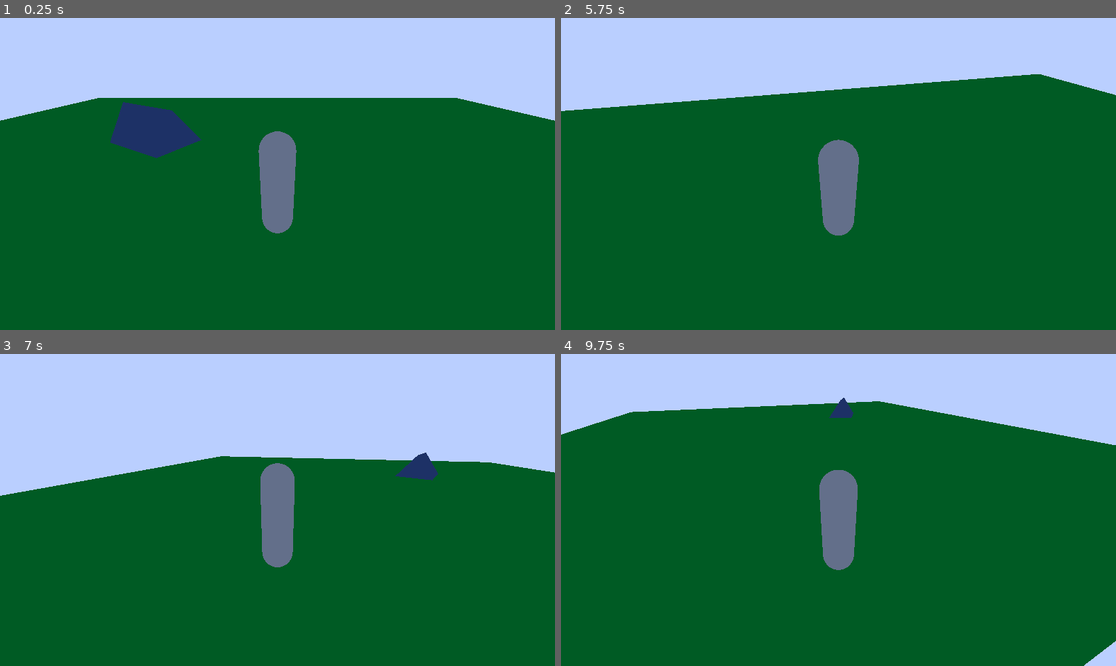
Above: before the commit, frames 1-4 (two rows, left to right).
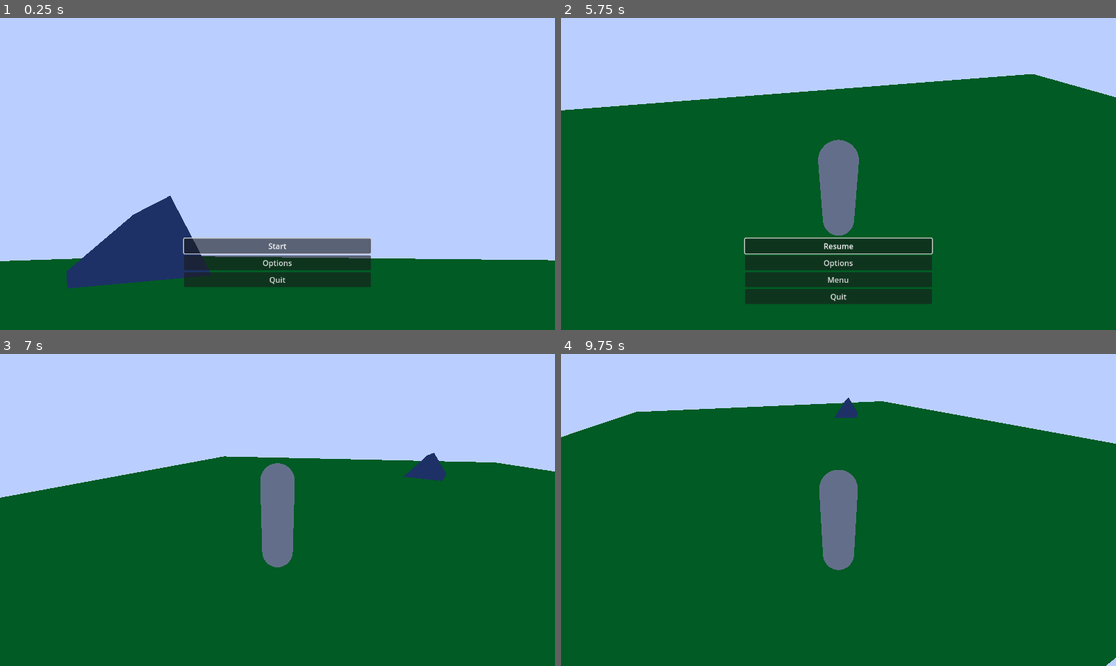
Above: after the commit, the same moments.

Repository: Wake1st/CritterCamper
Game: Godot game, scene res://game_manager.tscn
Two runs of this game, one before a commit and one after it. Both use one fixed random seed, a clock stepped at 60 frames per second and the inputs below. Before the commit the project starts from res://01_verdant_slopes.tscn.
Inputs (mouse positions are in pixels of both pictures, inside the frame that each line leads up to):
- Up to frame 1 (0.25 s): no input
- Up to frame 2 (5.75 s): click (838, 261) at 0.5 s, where only the run after the commit has a clickable "Options"; click (838, 245) at 1.25 s, where only the run after the commit has a clickable "Start"; tap Enter at 2 s; move the mouse to (960, 158) at 2.02 s; hold D (right) 2.03-2.78 s; move the mouse to (727, 189) at 2.77 s; hold S (backward) 2.78-3.53 s; move the mouse to (894, 105) at 3.52 s; hold D (right) 3.53-4.28 s; move the mouse to (810, 236) at 4.27 s; hold W (forward) 4.28-5.03 s; move the mouse to (1005, 220) at 5.02 s; hold A (left) from 5.03 s (still down); tap Escape (ui_cancel) at 5.65 s
- Up to frame 3 (7 s): release A (left) at 5.75 s; click (277, 581) at 5.75 s, where only the run after the commit has a clickable "Resume"; tap Space at 6.5 s; move the mouse to (111, 463) at 6.52 s; hold A (left) from 6.53 s (still down)
- Up to frame 4 (9.75 s): move the mouse to (866, 510) at 7.27 s; release A (left) at 7.28 s; hold S (backward) 7.28-8.03 s; move the mouse to (755, 432) at 8.02 s; hold D (right) 8.03-8.78 s; move the mouse to (960, 494) at 8.77 s; hold W (forward) 8.78-9.53 s; move the mouse to (727, 525) at 9.52 s; hold D (right) from 9.53 s (still down)

The runs differ from the first frame. In frame 1, 55% of the frame differs, in the area x 0-100%, y 25-87%; in frame 2, 6.8%; in frame 3, 0.5%; in frame 4, 0.6%.

Commit message:
init - main and pause menu

Diff:
--- /dev/null
+++ b/GameManager.gd
@@ -0,0 +1,49 @@
+class_name GameManager
+extends Node
+
+
+signal toggle_pause(pausing:bool)
+
+
+@export var pauseMenu:PackedScene
+@export var mainMenu:PackedScene
+
+var currentMenu:Control
+var currentLevel:Node3D
+
+var paused:= false:
+	get:
+		return paused
+	set(value):
+		paused = value
+		get_tree().paused = paused
+		emit_signal("toggle_pause", paused)
+
+
+func _ready():
+	currentLevel = get_child(0)
+
+
+func _input(event:InputEvent):
+	if event.is_action_pressed("ui_cancel"):
+		paused = !paused
+
+
+func select_level(file:String):
+	reset_level(file,pauseMenu)
+
+
+func main_level():
+	reset_level("res://levels/00_main_level.tscn",mainMenu)
+	paused = false
+
+
+func reset_level(file:String,menu:PackedScene):
+	remove_child(currentLevel)
+	currentLevel = load(file).instantiate()
+	add_child(currentLevel)
+
+	%CanvasLayer.remove_child(currentMenu)
+	currentMenu = menu.instantiate()
+	currentMenu.gameManager = self
+	%CanvasLayer.add_child(currentMenu)
--- /dev/null
+++ b/game_manager.tscn
@@ -0,0 +1,20 @@
+[gd_scene load_steps=5 format=3 uid="uid://d4baexpwier6t"]
+
+[ext_resource type="Script" path="res://GameManager.gd" id="1_bwtcj"]
+[ext_resource type="PackedScene" uid="uid://08t5uqtptjkl" path="res://levels/00_main_level.tscn" id="2_imauc"]
+[ext_resource type="PackedScene" uid="uid://oxm40yvnt1es" path="res://menus/main_menu.tscn" id="3_i4dmh"]
+[ext_resource type="PackedScene" uid="uid://dnqfxe41cc4f3" path="res://menus/pause_menu.tscn" id="3_qqvtb"]
+
+[node name="GameManager" type="Node"]
+process_mode = 3
+script = ExtResource("1_bwtcj")
+pauseMenu = ExtResource("3_qqvtb")
+mainMenu = ExtResource("3_i4dmh")
+
+[node name="00_MainLevel" parent="." instance=ExtResource("2_imauc")]
+
+[node name="CanvasLayer" type="CanvasLayer" parent="."]
+unique_name_in_owner = true
+
+[node name="MainMenu" parent="CanvasLayer" node_paths=PackedStringArray("gameManager") instance=ExtResource("3_i4dmh")]
+gameManager = NodePath("../..")
--- /dev/null
+++ b/levels/00_main_level.tscn
@@ -0,0 +1,22 @@
+[gd_scene load_steps=4 format=3 uid="uid://08t5uqtptjkl"]
+
+[ext_resource type="PackedScene" uid="uid://btekk4skkt6cm" path="res://camp_ground.tscn" id="1_1jlv7"]
+[ext_resource type="PackedScene" uid="uid://ki6c2md6f5sh" path="res://tent.tscn" id="2_7kctt"]
+
+[sub_resource type="Environment" id="Environment_ftuoq"]
+background_mode = 1
+background_color = Color(0.729412, 0.811765, 1, 1)
+ambient_light_color = Color(0.0666667, 0.956863, 1, 1)
+
+[node name="00_MainLevel" type="Node3D"]
+
+[node name="WorldEnvironment" type="WorldEnvironment" parent="."]
+environment = SubResource("Environment_ftuoq")
+
+[node name="CampGround" parent="." instance=ExtResource("1_1jlv7")]
+
+[node name="Tent" parent="." instance=ExtResource("2_7kctt")]
+transform = Transform3D(0.483313, 0, 0.875448, 0, 1, 0, -0.875448, 0, 0.483313, -4.95828, 2.38419e-07, -4.87914)
+
+[node name="Camera3D" type="Camera3D" parent="."]
+transform = Transform3D(0.957958, 0.100201, 0.268843, 1.53148e-08, 0.937032, -0.349243, -0.286909, 0.33456, 0.897637, -0.701785, 0.464202, -1.22255)
--- a/01_verdant_slopes.tscn
+++ b/levels/01_verdant_slopes.tscn
@@ -10,13 +10,14 @@
 ambient_light_color = Color(0.0666667, 0.956863, 1, 1)
 
 [node name="01_VerdantSlopes" type="Node3D"]
+process_mode = 1
 
 [node name="WorldEnvironment" type="WorldEnvironment" parent="."]
 environment = SubResource("Environment_g84ct")
 
-[node name="CampGround" parent="." instance=ExtResource("1_qwaiu")]
+[node name="CampGround" parent="." instance=ExtResource("1_dosqa")]
 
-[node name="Player" parent="." instance=ExtResource("2_axsbw")]
+[node name="Player" parent="." instance=ExtResource("2_y3av3")]
 
-[node name="Tent" parent="." instance=ExtResource("3_tvwca")]
+[node name="Tent" parent="." instance=ExtResource("3_o26fa")]
 transform = Transform3D(0.483313, 0, 0.875448, 0, 1, 0, -0.875448, 0, 0.483313, -4.95828, 2.38419e-07, -4.87914)
--- /dev/null
+++ b/menus/main_menu.gd
@@ -0,0 +1,21 @@
+extends Control
+
+
+@export var gameManager:GameManager
+
+
+func _ready():
+	$VBoxContainer/Start.grab_focus()
+
+
+func _on_start_pressed():
+	gameManager.select_level("res://levels/01_verdant_slopes.tscn")
+	hide()
+
+
+func _on_options_pressed():
+	print('TODO: implement')
+
+
+func _on_quit_pressed():
+	get_tree().quit()
--- /dev/null
+++ b/menus/main_menu.tscn
@@ -0,0 +1,54 @@
+[gd_scene load_steps=2 format=3 uid="uid://oxm40yvnt1es"]
+
+[ext_resource type="Script" path="res://menus/main_menu.gd" id="1_kkuoy"]
+
+[node name="MainMenu" type="Control"]
+layout_mode = 3
+anchors_preset = 15
+anchor_right = 1.0
+anchor_bottom = 1.0
+grow_horizontal = 2
+grow_vertical = 2
+script = ExtResource("1_kkuoy")
+
+[node name="VBoxContainer" type="VBoxContainer" parent="."]
+layout_mode = 1
+anchors_preset = 7
+anchor_left = 0.5
+anchor_top = 1.0
+anchor_right = 0.5
+anchor_bottom = 1.0
+offset_left = -194.0
+offset_top = -190.0
+offset_right = 194.0
+grow_horizontal = 2
+grow_vertical = 0
+
+[node name="Start" type="Button" parent="VBoxContainer"]
+layout_mode = 2
+focus_neighbor_top = NodePath("../Quit")
+focus_neighbor_bottom = NodePath("../Options")
+focus_next = NodePath("../Options")
+focus_previous = NodePath("../Quit")
+text = "Start"
+
+[node name="Options" type="Button" parent="VBoxContainer"]
+layout_mode = 2
+focus_neighbor_top = NodePath("../Start")
+focus_neighbor_bottom = NodePath("../Quit")
+focus_next = NodePath("../Quit")
+focus_previous = NodePath("../Start")
+text = "Options
+"
+
+[node name="Quit" type="Button" parent="VBoxContainer"]
+layout_mode = 2
+focus_neighbor_top = NodePath("../Options")
+focus_neighbor_bottom = NodePath("../Start")
+focus_next = NodePath("../Start")
+focus_previous = NodePath("../Options")
+text = "Quit"
+
+[connection signal="pressed" from="VBoxContainer/Start" to="." method="_on_start_pressed"]
+[connection signal="pressed" from="VBoxContainer/Options" to="." method="_on_options_pressed"]
+[connection signal="pressed" from="VBoxContainer/Quit" to="." method="_on_quit_pressed"]
--- /dev/null
+++ b/menus/pause_menu.gd
@@ -0,0 +1,33 @@
+extends Control
+
+
+@export var gameManager:GameManager
+
+
+func _ready():
+	hide()
+	gameManager.connect("toggle_pause", _on_game_manager_toggle_pause)
+
+
+func _on_resume_pressed():
+	gameManager.paused = false
+
+
+func _on_options_pressed():
+	print("TODO: init")
+
+
+func _on_menu_pressed():
+	gameManager.main_level()
+
+
+func _on_quit_pressed():
+	get_tree().quit()
+
+
+func _on_game_manager_toggle_pause(pausing:bool):
+	if pausing:
+		show()
+		$VBoxContainer/Resume.grab_focus()
+	else:
+		hide()
--- /dev/null
+++ b/menus/pause_menu.tscn
@@ -0,0 +1,63 @@
+[gd_scene load_steps=2 format=3 uid="uid://dnqfxe41cc4f3"]
+
+[ext_resource type="Script" path="res://menus/pause_menu.gd" id="1_tghqm"]
+
+[node name="PauseMenu" type="Control"]
+layout_mode = 3
+anchors_preset = 15
+anchor_right = 1.0
+anchor_bottom = 1.0
+grow_horizontal = 2
+grow_vertical = 2
+script = ExtResource("1_tghqm")
+
+[node name="VBoxContainer" type="VBoxContainer" parent="."]
+layout_mode = 1
+anchors_preset = 7
+anchor_left = 0.5
+anchor_top = 1.0
+anchor_right = 0.5
+anchor_bottom = 1.0
+offset_left = -194.0
+offset_top = -190.0
+offset_right = 194.0
+grow_horizontal = 2
+grow_vertical = 0
+
+[node name="Resume" type="Button" parent="VBoxContainer"]
+layout_mode = 2
+focus_neighbor_top = NodePath("../Quit")
+focus_neighbor_bottom = NodePath("../Options")
+focus_next = NodePath("../Options")
+focus_previous = NodePath("../Quit")
+text = "Resume"
+
+[node name="Options" type="Button" parent="VBoxContainer"]
+layout_mode = 2
+focus_neighbor_top = NodePath("../Resume")
+focus_neighbor_bottom = NodePath("../Menu")
+focus_next = NodePath("../Menu")
+focus_previous = NodePath("../Resume")
+text = "Options
+"
+
+[node name="Menu" type="Button" parent="VBoxContainer"]
+layout_mode = 2
+focus_neighbor_top = NodePath("../Options")
+focus_neighbor_bottom = NodePath(".")
+focus_next = NodePath(".")
+focus_previous = NodePath("../Options")
+text = "Menu"
+
+[node name="Quit" type="Button" parent="VBoxContainer"]
+layout_mode = 2
+focus_neighbor_top = NodePath("../Menu")
+focus_neighbor_bottom = NodePath("../Resume")
+focus_next = NodePath("../Resume")
+focus_previous = NodePath("../Menu")
+text = "Quit"
+
+[connection signal="pressed" from="VBoxContainer/Resume" to="." method="_on_resume_pressed"]
+[connection signal="pressed" from="VBoxContainer/Options" to="." method="_on_options_pressed" flags=18]
+[connection signal="pressed" from="VBoxContainer/Menu" to="." method="_on_menu_pressed"]
+[connection signal="pressed" from="VBoxContainer/Quit" to="." method="_on_quit_pressed" flags=18]
--- a/project.godot
+++ b/project.godot
@@ -11,7 +11,7 @@
 [application]
 
 config/name="CritterCamping"
-run/main_scene="res://01_verdant_slopes.tscn"
+run/main_scene="res://game_manager.tscn"
 config/features=PackedStringArray("4.0", "GL Compatibility")
 config/icon="res://icon.svg"
 
Not shown: 1 places in levels/01_verdant_slopes.tscn that only renumber resources
